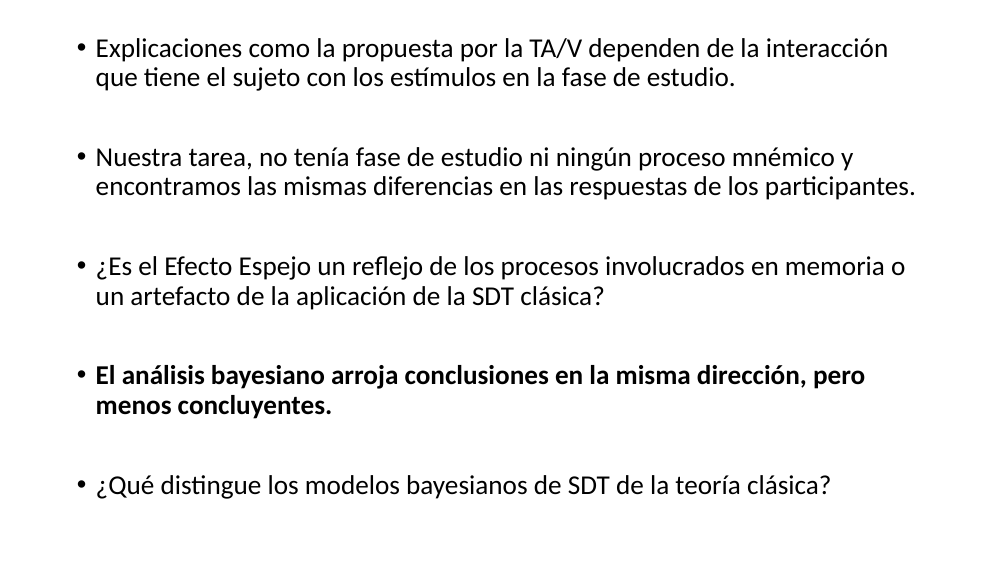
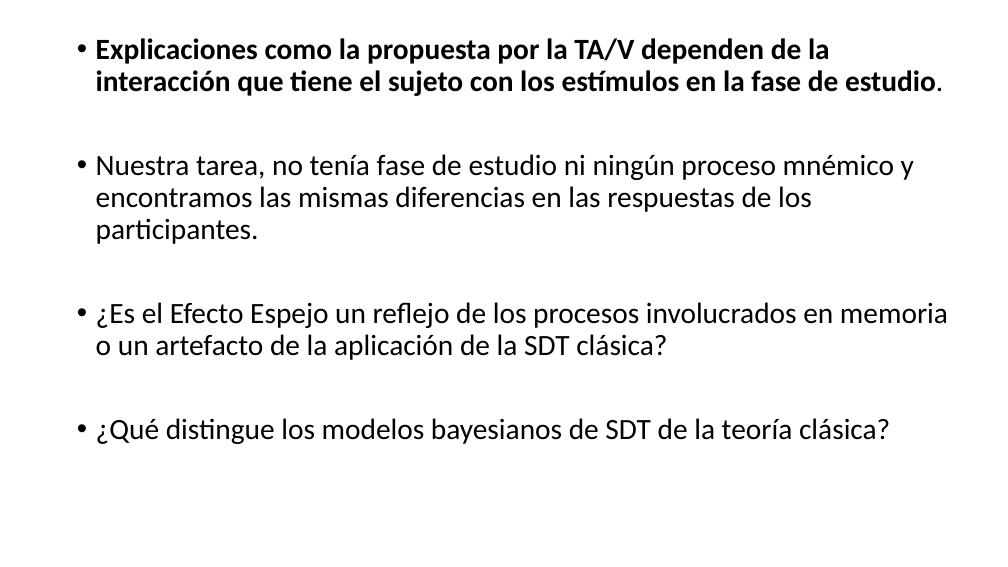
Before and after one commit to Adrifelcha/Adrifelcha, a slide deck: slide 65 of Tesis/Presentaciones/FINAL_Examen.pptx (slide 66 before the commit). Drawn at 1008x567 pixels with LibreOffice and Linux fonts; fonts in the diff are those of the drawing. Boxes give left, top, right and bottom in pixels: in the first picture for what was removed or moved away, otherwise in the second. Text is boxed around its words. In the diff, an @@ line names an element or a change of style, - is before the commit and + after.

```diff
--- a/Tesis/Presentaciones/FINAL_Examen.pptx
+++ b/Tesis/Presentaciones/FINAL_Examen.pptx
@@ text "Explicaciones como la propuesta por ..." at (x1=96, y1=38, x2=948, y2=444): size 25.9 to 28 pt; bold on in "Explicaciones como la propuesta por la TA/V ..." @@
@@ text at (x1=96, y1=365, x2=865, y2=419): paragraph removed @@
-• El análisis bayesiano arroja conclusiones en la misma dirección, pero menos concluyentes.
```
Also in this commit, not shown: 13 other slides changed, 2 slides added, 1 slide removed, 1 other file.
